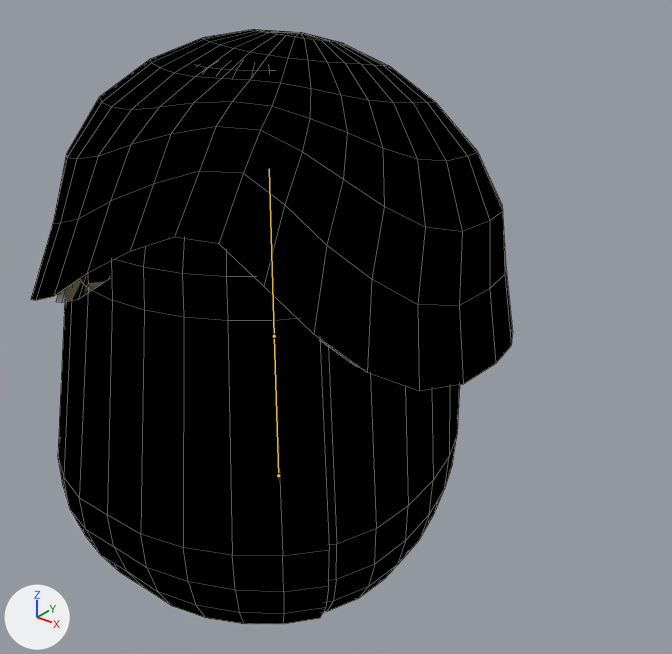
The Blender file Assets/Graphics/.Blender/face.blend, before and after one commit.
Before and after are seen from a 50 mm lens placed at (3.4, -3.66, 2.38), pointed at (0.43, 0.05, 0.07). The axes (+X, +Y, +Z) are drawn at lower left. The lights are the same throughout. The bones that bend it are drawn over the model as lines. Mesh edges are drawn as thin lines.

Objects in the first picture: 'Head'.
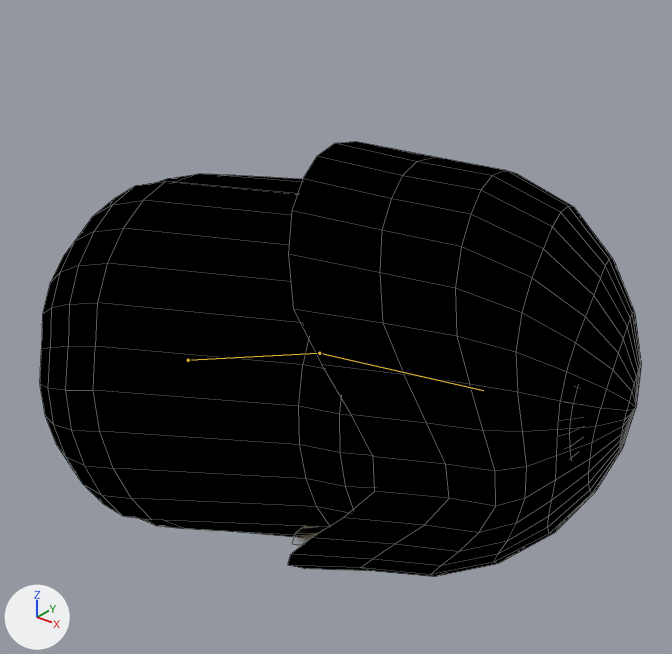
The newer file adds an action. The first version stands in its rest pose; the second is drawn at frame 15 of the action 'Die'.

What the commit changed:
Bone 'Lower' (bone_lower) moves from (0.0, 0.0, 0.0) to (-0.593, 0.711, 0.167).
Bone 'Lower' (bone_lower) turns from (0, 0, 0) to (-8, -22, -69) degrees about its own x, y and z.
Bone 'Lower' (bone_lower) is rescaled from (1.0, 1.0, 1.0) to (0.89, 1.03, 0.89).
Bone 'Upper' (bone_upper) moves from (0.0, 0.0, 0.0) to (-0.02, 0.002, 0.0).
Bone 'Upper' (bone_upper) turns from (0, 0, 0) to (0, 0, -15) degrees about its own x, y and z.

Boxes (x1, y1, x2, y2) around the edits, measured in the pictures (672 x 654 px):
'Head', posed (25% wider, 27% shorter): before (31, 29, 513, 624); after (40, 142, 641, 577)
bone 'Lower', root to tip: before (278, 475) to (274, 336); after (188, 360) to (319, 353)
bone 'Upper', root to tip: before (274, 336) to (269, 168); after (319, 353) to (483, 390)
